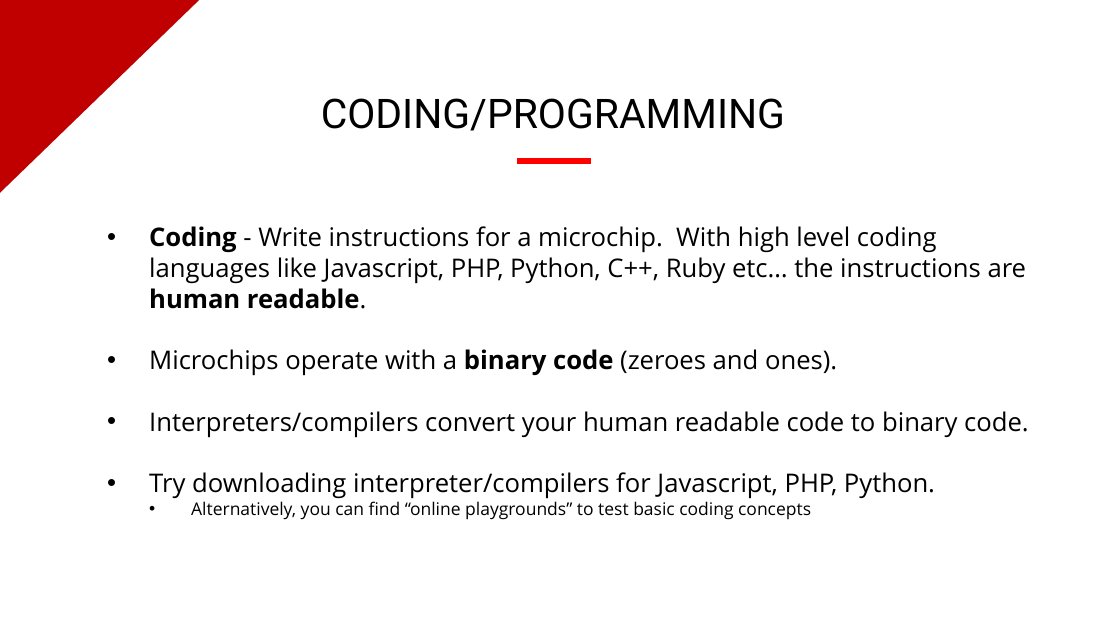
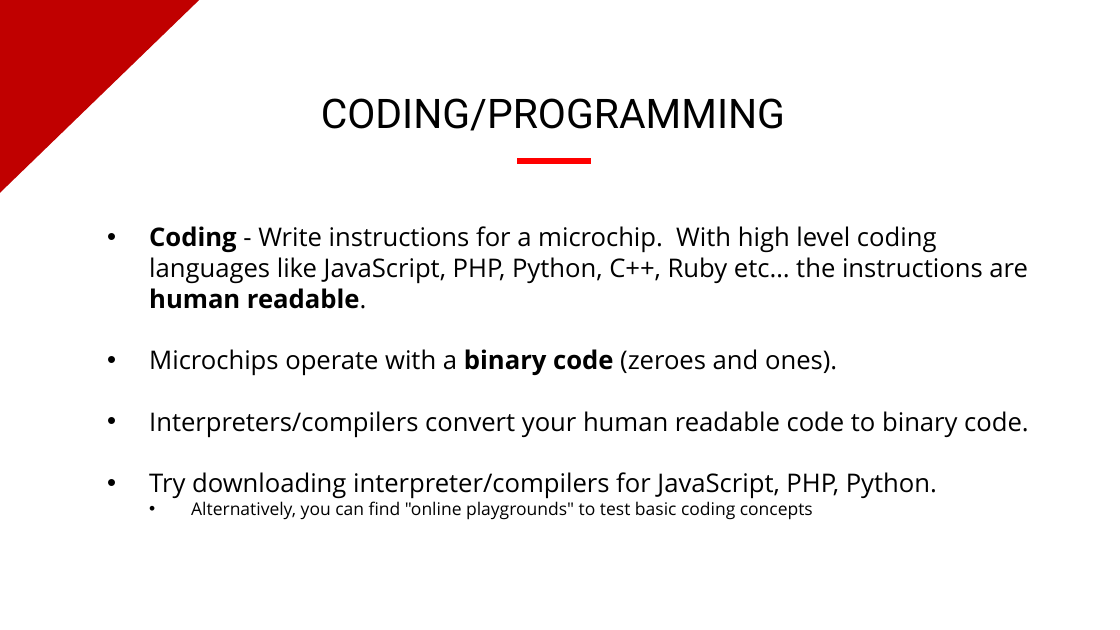
Before and after one commit to evermight/fullstack-training, a slide deck: slide 2 of crash-course/20230624-shell-js-python-php/fundamentals-of-coding.pptx. Drawn at 1120x630 pixels with LibreOffice and Linux fonts; fonts in the diff are those of the drawing; background and template pictures are left out. Boxes give left, top, right and bottom in pixels: in the first picture for what was removed or moved away, otherwise in the second. Text is boxed around its words. In the diff, an @@ line names an element or a change of style, - is before the commit and + after.

```diff
--- a/crash-course/20230624-shell-js-python-php/fundamentals-of-coding.pptx
+++ b/crash-course/20230624-shell-js-python-php/fundamentals-of-coding.pptx
@@ text at (149,226,1028,309): text changed @@
-• Coding - Write instructions for a microchip. With high level coding languages like Javascript, PHP, Python, C++, Ruby etc… the instructions are human readable.
+• Coding - Write instructions for a microchip. With high level coding languages like JavaScript, PHP, Python, C++, Ruby etc… the instructions are human readable.
@@ text at (149,472,937,520): text changed @@
-• Try downloading interpreter/compilers for Javascript, PHP, Python.
-  • Alternatively, you can find “online playgrounds” to test basic coding concepts
+• Try downloading interpreter/compilers for JavaScript, PHP, Python.
+  • Alternatively, you can find "online playgrounds" to test basic coding concepts
```
Also in this commit, not shown: 6 other slides changed, 3 slides added, 20 slides removed, 29 other files.
